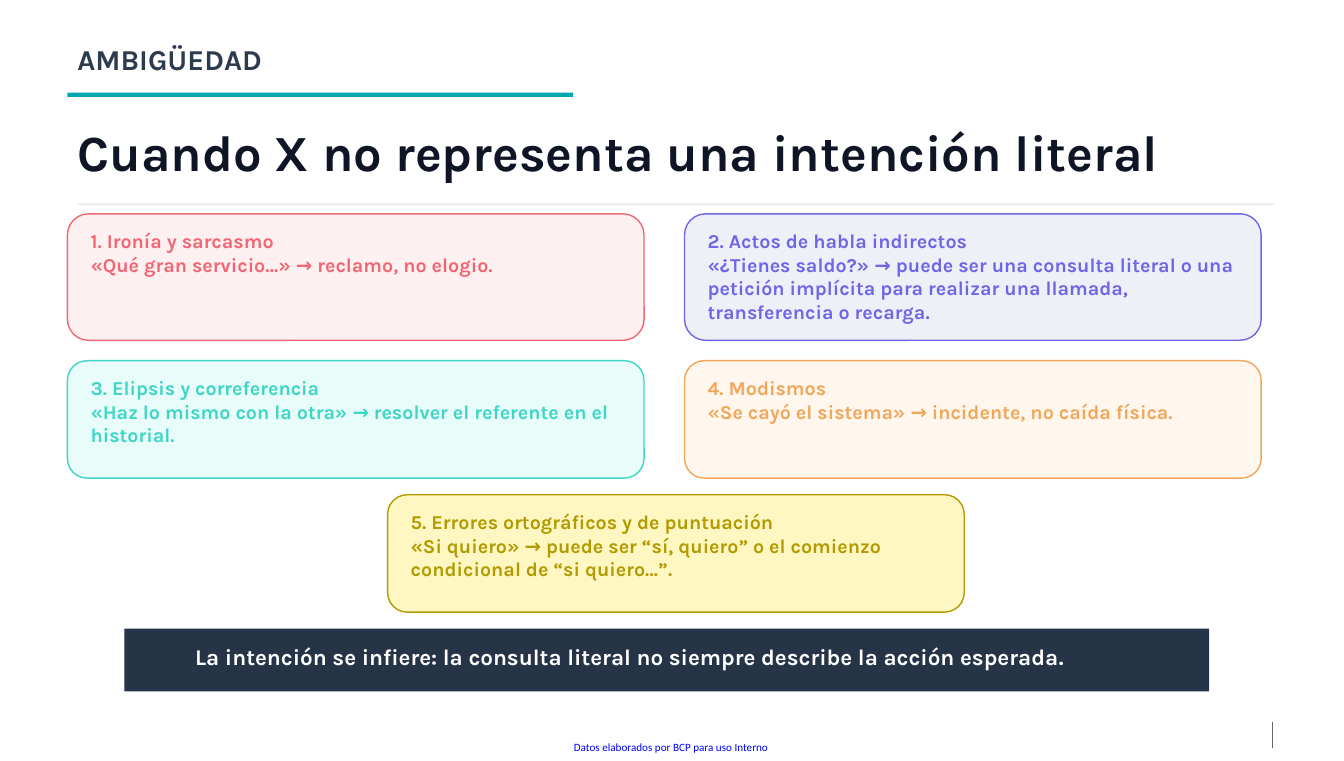
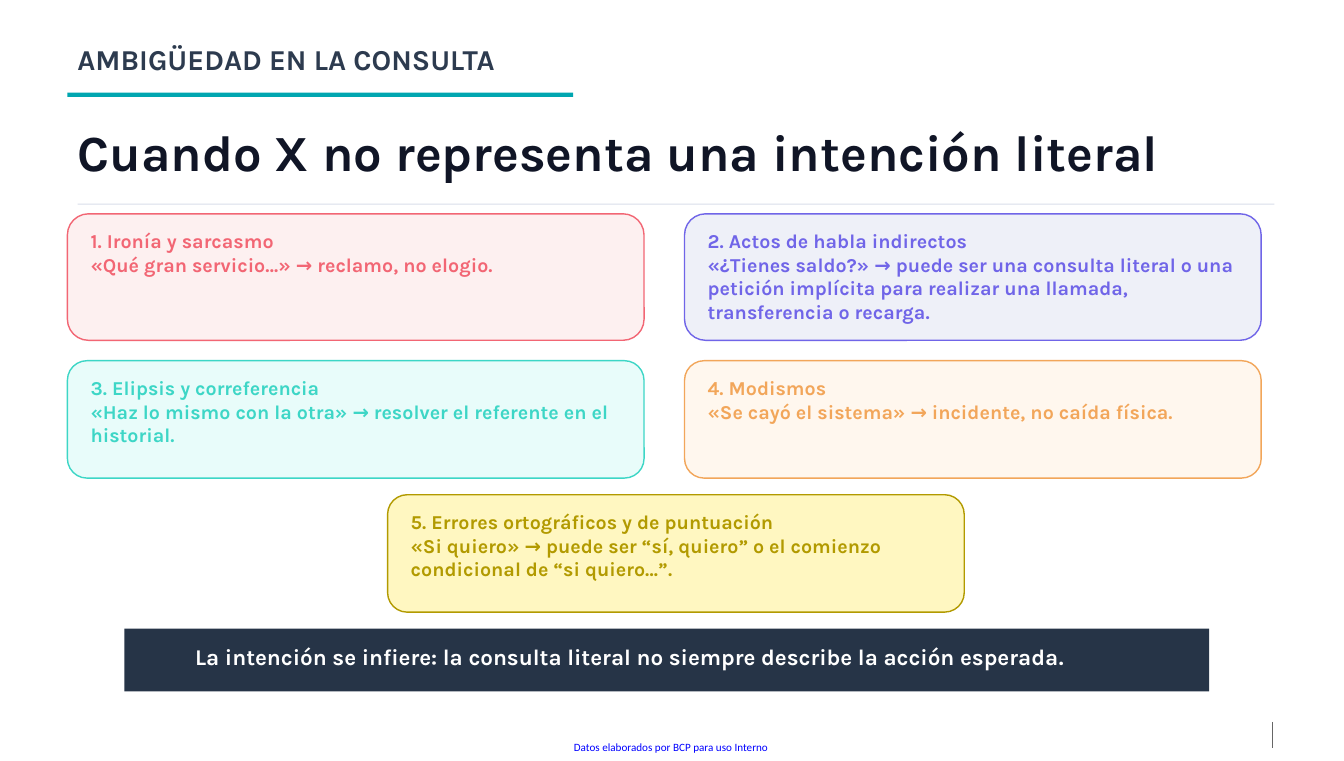
Before and after one commit to kevingomezbcp/Context-engineering, a slide deck: slide 12 of presentation/IA_academy_Context_Engineering_y_ambiguedad.pptx. Drawn at 1344x761 pixels with LibreOffice and Linux fonts; fonts in the diff are those of the drawing; background and template pictures are left out. Boxes give left, top, right and bottom in pixels: in the first picture for what was removed or moved away, otherwise in the second. Text is boxed around its words. In the diff, an @@ line names an element or a change of style, - is before the commit and + after.

```diff
--- a/presentation/IA_academy_Context_Engineering_y_ambiguedad.pptx
+++ b/presentation/IA_academy_Context_Engineering_y_ambiguedad.pptx
@@ text at (77, 45, 494, 71): text changed @@
-AMBIGÜEDAD
+AMBIGÜEDAD EN LA CONSULTA
```
Also in this commit, not shown: 11 other slides changed, 3 slides added, 15 other files.
